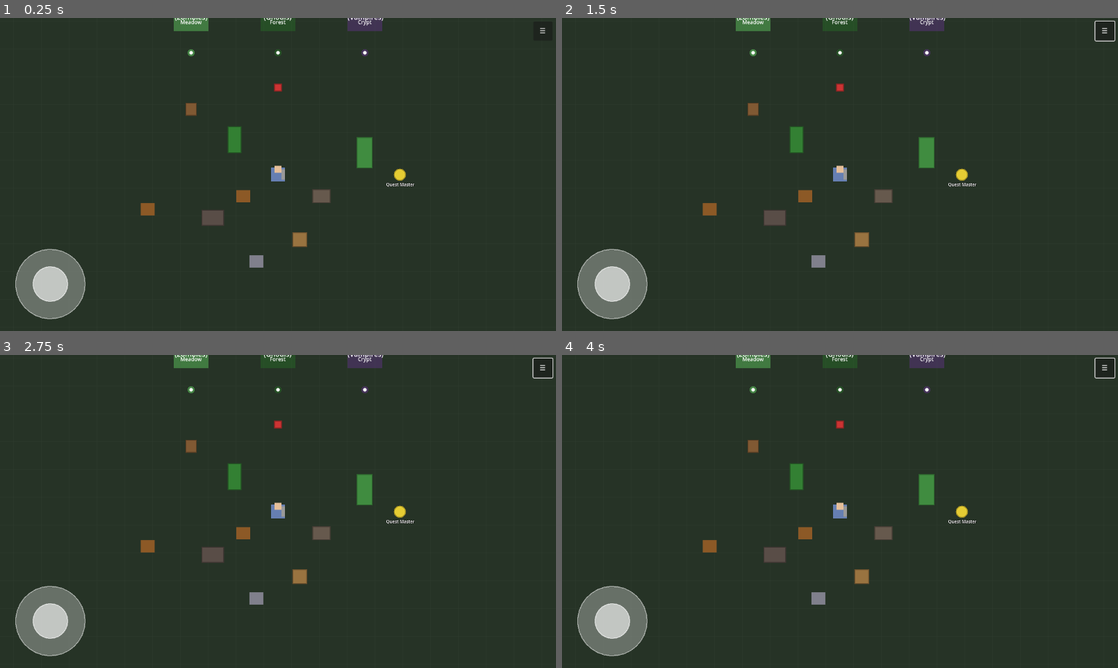
Above: before the commit, frames 1-4 (two rows, left to right).
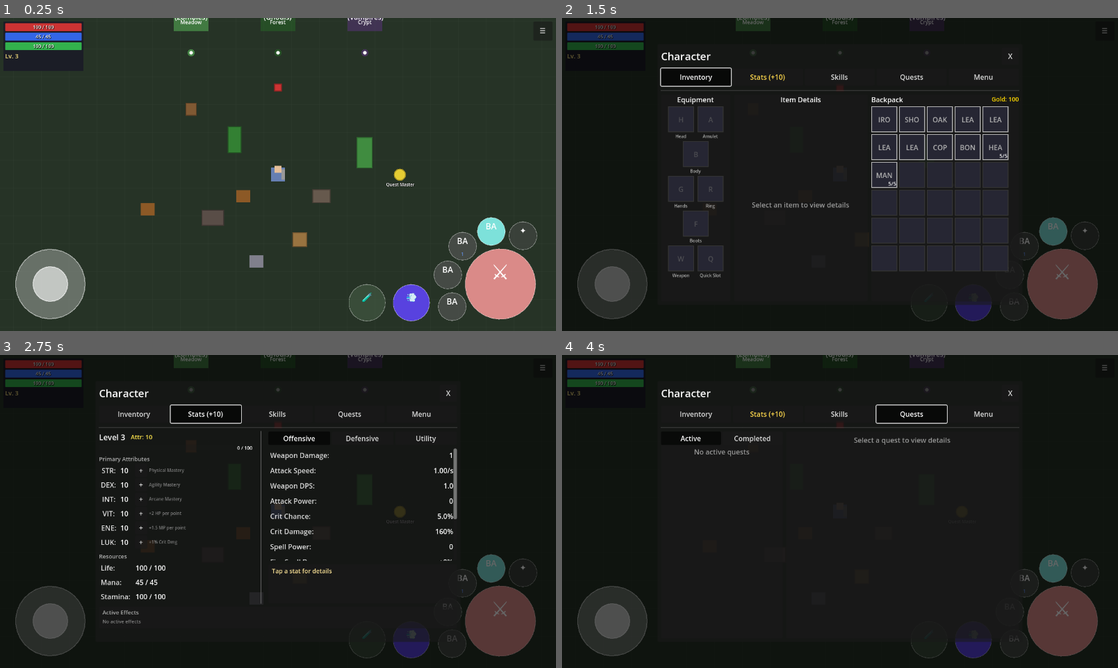
Above: after the commit, the same moments.

Repository: MatousHruska/MobileTestia
Game: Godot game, scene res://scenes/world/test_zone.tscn
The game is run twice, just before and just after one commit, with the same random seed, the same clock (stepped at 60 frames per second) and the same inputs.
Inputs (mouse positions are in pixels of both pictures, inside the frame that each line leads up to):
- Up to frame 1 (0.25 s): no input
- Up to frame 2 (1.5 s): click "☰" at 0.5 s; click (695, 77) at 1.25 s, where only the run after the commit has a clickable "Inventory"
- Up to frame 3 (2.75 s): click (205, 414) at 2 s, where only the run after the commit has a clickable "Stats (+10)"
- Up to frame 4 (4 s): click (840, 414) at 2.75 s, where only the run after the commit has a clickable "Skills"; click (912, 414) at 3.5 s, where only the run after the commit has a clickable "Quests"

The runs differ from the first frame. In frame 1, 6.1% of the frame differs, in the area x 0-97%, y 1-97%; in frame 2, 84%; in frame 3, 97%; in frame 4, 98%, in the area x 0-100%, y 0-100%.
Error before the commit: Parse Error: Identifier "MAX_RANGE" not declared in the current scope. (res://scripts/ui/combat/combat_hud.gd:441)

Commit message:
Fix: Replace remaining MAX_RANGE reference with talent.hit_range

Diff:
--- a/scripts/ui/combat/combat_hud.gd
+++ b/scripts/ui/combat/combat_hud.gd
@@ -437,8 +437,8 @@
 	# Get aim direction from player facing
 	var aim_dir := _get_player_facing_vector()
 
-	# Activate aim indicator
-	aim_indicator.activate(aim_dir, MAX_RANGE)
+	# Activate aim indicator (use talent's hit_range as max range)
+	aim_indicator.activate(aim_dir, talent.hit_range)
 	aim_indicator.global_position = player.global_position
 
 	Debug.log("Combat", "Started aiming %s" % talent.talent_name)
